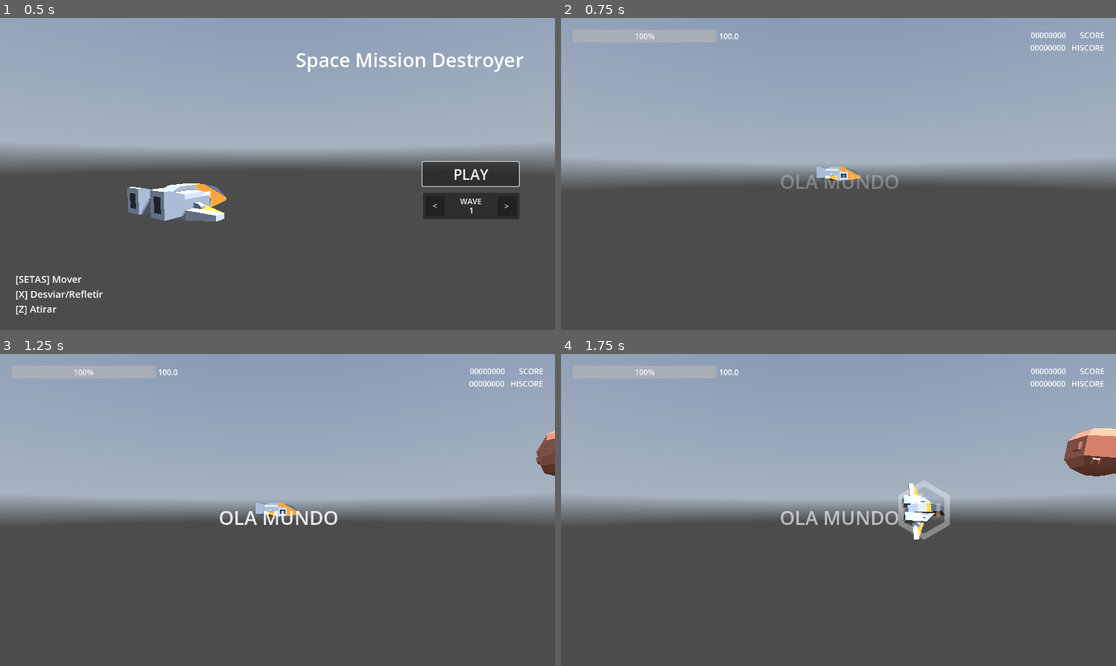
Above: before the commit, frames 1-4 (two rows, left to right).
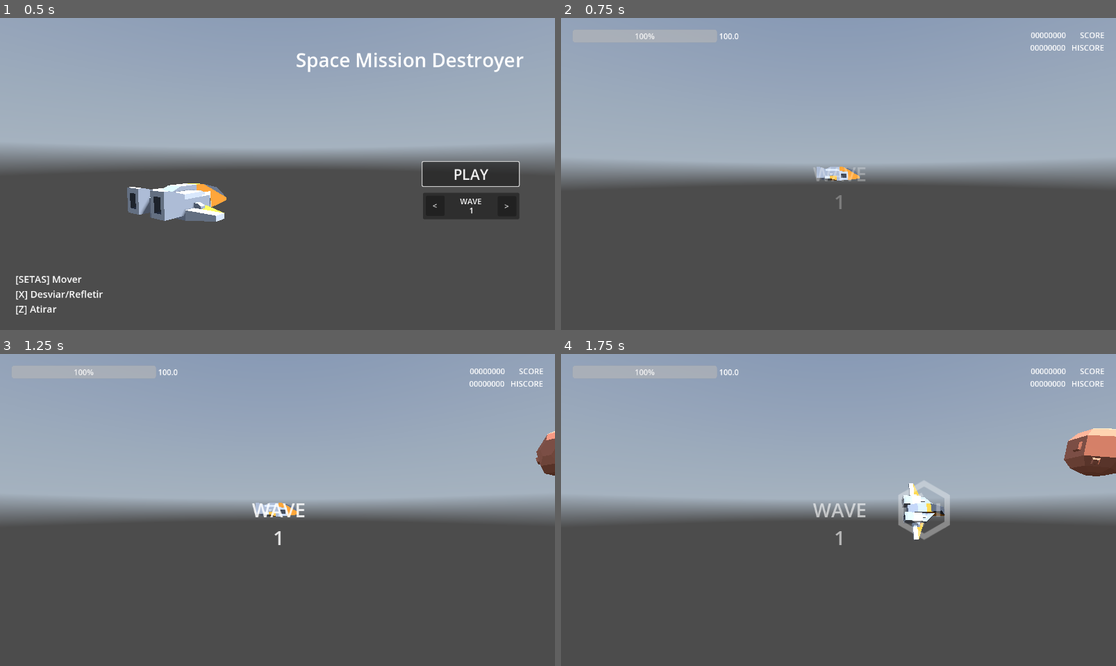
Above: after the commit, the same moments.

Repository: thomz2/smd-space-shooter
Game: Godot game, scene res://scenes/screens/main_menu.tscn
Two runs of this game, one before a commit and one after it. Both use one fixed random seed, a clock stepped at 60 frames per second and the inputs below. A sky picture missing from this copy of the repository is replaced by a grey-blue gradient.
Inputs (mouse positions are in pixels of both pictures, inside the frame that each line leads up to):
- Up to frame 1 (0.5 s): no input
- Up to frame 2 (0.75 s): click "PLAY" at 0.5 s
- Up to frame 3 (1.25 s): no input
- Up to frame 4 (1.75 s): tap Enter at 1.25 s; move the mouse to (960, 494) at 1.27 s; hold Right (ui_right) from 1.28 s (still down); tap X (dodge) at 1.35 s

Frame 1 is identical in both runs. In frame 2, 0.4% of the frame differs, in the area x 39-61%, y 47-62%; in frame 3, 0.6%; in frame 4, 0.6%.

Commit message:
wave number indicator between waves

Diff:
--- a/scenes/enemies/spawner.gd
+++ b/scenes/enemies/spawner.gd
@@ -109,9 +109,11 @@
 
 	print_debug("position: ", boss_enemy.global_position)
 
-func _show_2d_scene():
+func _show_2d_scene(level):
 	var wave_screen = $"../WaveInfoScreen/Control"  # Acessa o filho do CanvasLayer
 	var tween = get_tree().create_tween()
+
+	$"../WaveInfoScreen/Control/Label".text = "WAVE\n" + str(level)
 
 	$"../WaveInfoScreen".visible = true  # Mostra o CanvasLayer
 	wave_screen.modulate.a = 0.0  # Começa invisível
@@ -132,7 +134,7 @@
 
 func update_level(level):
 	print("its level ", level)
-	_show_2d_scene();
+	_show_2d_scene(level);
 	#await _hide_2d_scene();
 	spawn_enemies()
 
--- a/scenes/map/test_infinity.tscn
+++ b/scenes/map/test_infinity.tscn
@@ -23,6 +23,7 @@
 [node name="Control" parent="WaveInfoScreen" instance=ExtResource("2_0ejjj")]
 
 [node name="PauseScreen" parent="." instance=ExtResource("1_lgg3r")]
+visible = false
 
 [node name="InBetweenWaves" type="Timer" parent="."]
 wait_time = 6.0
--- a/scenes/screens/wave_info_screen.tscn
+++ b/scenes/screens/wave_info_screen.tscn
@@ -5,19 +5,22 @@
 
 [node name="Control" type="Control"]
 layout_mode = 3
-anchors_preset = 15
-anchor_right = 1.0
-anchor_bottom = 1.0
+anchors_preset = 8
+anchor_left = 0.5
+anchor_top = 0.5
+anchor_right = 0.5
+anchor_bottom = 0.5
 grow_horizontal = 2
 grow_vertical = 2
 
 [node name="Label" type="Label" parent="."]
 layout_mode = 0
-offset_left = 454.0
-offset_top = 312.0
-offset_right = 703.0
-offset_bottom = 367.0
-text = "OLA MUNDO"
+offset_left = -121.0
+offset_top = -28.0
+offset_right = 128.0
+offset_bottom = 27.0
+text = "WAVE
+1"
 label_settings = SubResource("LabelSettings_w88t0")
 horizontal_alignment = 1
 vertical_alignment = 1
